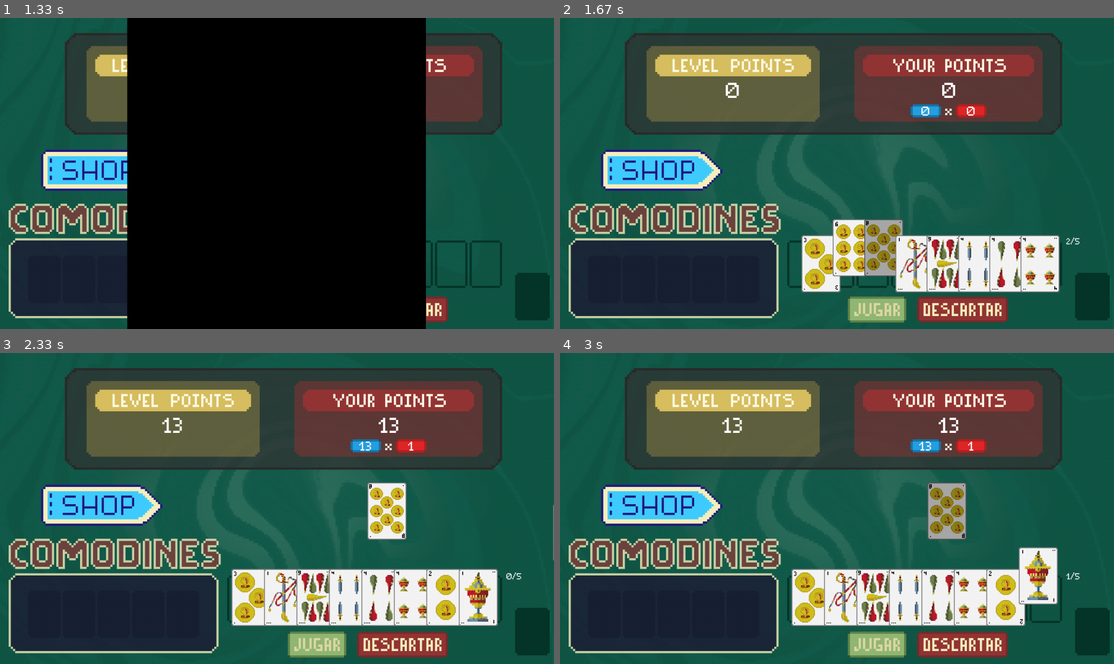
Above: before the commit, frames 1-4 (two rows, left to right).
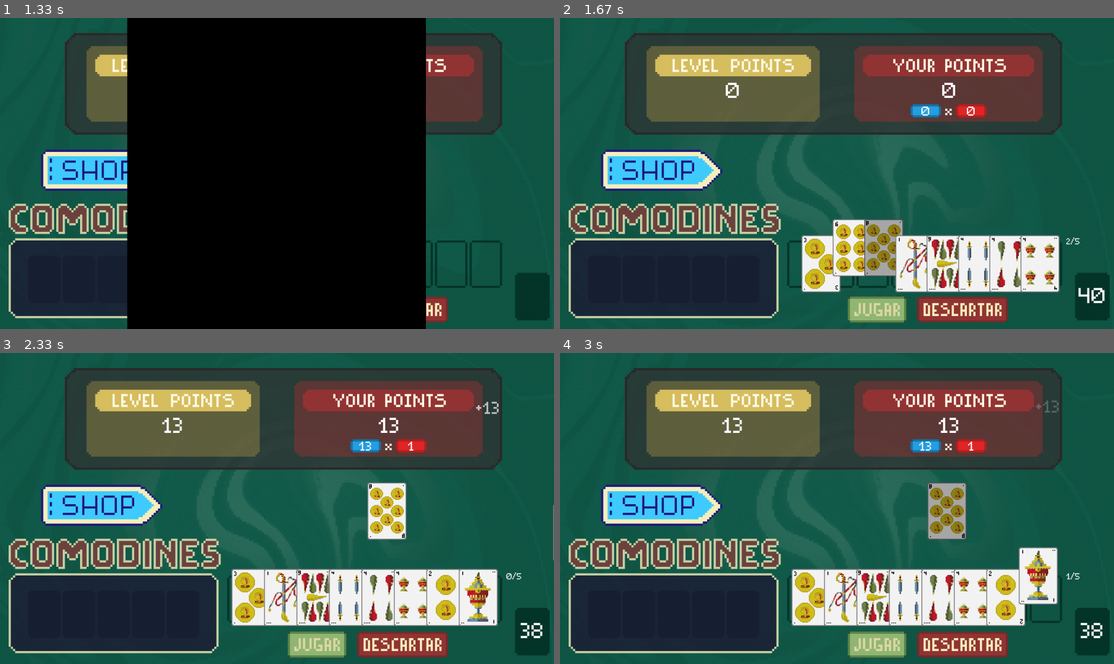
Above: after the commit, the same moments.

Repository: Hsandin7/Practica-TPA
Game: pygame game, started from main.py
Two runs of this game, one before a commit and one after it. Both use one fixed random seed, a clock stepped at 60 frames per second and the inputs below.
Inputs (mouse positions are in pixels of both pictures, inside the frame that each line leads up to):
- Up to frame 1 (1.33 s): click (277, 288) at 0.38 s; click (105, 245) at 1.22 s
- Up to frame 2 (1.67 s): click (886, 273) at 1.55 s
- Up to frame 3 (2.33 s): click (315, 645) at 1.88 s; click (282, 539) at 2.22 s
- Up to frame 4 (3 s): click (1047, 626) at 2.55 s; click (947, 483) at 2.88 s

Frame 1 is identical in both runs. In frame 2, 0.1% of the frame differs, in the area x 93-99%, y 86-92%; in frame 3, 0.2%, in the area x 85-98%, y 15-92%; in frame 4, 0.1%.

Commit message:
Añadido animación para la puntuación sumada al total y cosas varias

Diff:
--- a/Clases/_utilidades.py
+++ b/Clases/_utilidades.py
@@ -12,29 +12,40 @@
 
 import pygame
 
-# Se hace cache de cada uno de los tamanos de fuente
+# Se hace cache de cada uno de los tamanos de fuente y se cargan a traves de esta funcion
 _fuentes = {}
-def mostrar_texto(screen, texto: str, posx, posy, tamano=30, color=(255,255,255)):
+def cargar_fuente(tamano):
     if tamano not in _fuentes:
         _fuentes[tamano] = pygame.font.Font("./tipografia_naipo.ttf", tamano)
-    fuente = _fuentes[tamano]
+    return _fuentes[tamano]
+
+def mostrar_texto(screen, texto: str, posx: int, posy: int, tamano=30, color=(255,255,255)):
+    fuente = cargar_fuente(tamano)
 
     texto_renderizado = fuente.render(texto, True, color)
     screen.blit(texto_renderizado, (posx, posy))
 
-def mostrar_texto_centrado(screen, texto, posx_centrada, posy, tamano=30, color=(255,255,255)):
-    if tamano not in _fuentes:
-        _fuentes[tamano] = pygame.font.Font("./tipografia_naipo.ttf", tamano)
-    fuente = _fuentes[tamano]
+def mostrar_texto_centrado(screen, texto: str, posx_centrada: int, posy: int, tamano=30, color=(255,255,255)):
+    fuente = cargar_fuente(tamano)
 
     texto_renderizado = fuente.render(texto, True, color)
     posx = posx_centrada - texto_renderizado.get_width()//2
     screen.blit(texto_renderizado, (posx, posy))
 
+def mostrar_texto_transparente(screen, texto: str, posx: int, posy: int, opacidad: int, tamano=30, color=(255,255,255)):
+    fuente = cargar_fuente(tamano)
+
+    texto_renderizado = fuente.render(texto, True, color)
+    superficie = pygame.Surface(texto_renderizado.get_size(), pygame.SRCALPHA)
+    superficie.blit(texto_renderizado, (0,0))
+    superficie.set_alpha(opacidad)
+    screen.blit(superficie, (posx, posy))
+
+
 
 # Cache de los diferentes sonidos del juego
 _sonidos = {}
-def reproducir_sonido(ruta):
+def reproducir_sonido(ruta: str):
     if ruta not in _sonidos:
         _sonidos[ruta] = pygame.mixer.Sound(ruta)
     _sonidos[ruta].play()
--- a/Clases/transicion.py
+++ b/Clases/animaciones.py
@@ -1,4 +1,5 @@
 import pygame
+from Clases._utilidades import mostrar_texto_transparente
 
 class Transicion:
     def __init__(self):
@@ -77,3 +78,48 @@
     #     cuadrado_pos = cuadrado_rotado.get_rect(center=(ancho/2, alto/2))
     #     screen.blit(cuadrado_rotado, cuadrado_pos)
     #     return None
+
+
+class Animador_Texto:
+    def __init__(self):
+        # Estado actual del texto animado
+        self.texto = str()
+        self.x = 0
+        self.y = 0
+        self.x_final = 0
+        self.y_final = 0
+        self.opacidad = 255
+        self.color = (255, 255, 255)
+        self.tamano = 30
+        self.vel_movimiento = 0.1
+        self.vel_opacidad = 3
+        self.activo = False
+
+    def iniciar(self, texto, x, y, x_final = None, y_final = None, color=(255,255,255), tamano=40):
+        self.texto = texto
+        self.x = x
+        self.y = y
+        self.x_final = x_final if x_final is not None else x
+        self.y_final = y_final if y_final is not None else y
+        self.color = color
+        self.tamano = tamano
+        self.opacidad = 255
+        self.activo = True
+
+    def actualizar(self):
+        if not self.activo:
+            return
+
+        # El texto sube ligeramente
+        self.y -= (self.y - self.y_final) * self.vel_movimiento
+
+        # Se desvanece progresivamente
+        self.opacidad -= self.vel_opacidad
+        if self.opacidad <= 0:
+            self.opacidad = 0
+            self.activo = False  # La animación termina
+
+    def dibujar(self, screen):
+        self.actualizar()
+        if self.activo and self.opacidad > 0:
+            mostrar_texto_transparente(screen, f"+{self.texto}", self.x, self.y, self.opacidad, self.tamano, self.color)
--- a/Clases/carta.py
+++ b/Clases/carta.py
@@ -35,3 +35,7 @@
     def detectar_seleccion(self, eventos):
         if self.detectar_click(eventos):
             self.seleccionada = not self.seleccionada
+            if self.seleccionada:
+                return True
+            else:
+                return False
--- a/Clases/evaluador_cartas.py
+++ b/Clases/evaluador_cartas.py
@@ -8,11 +8,12 @@
 # correspondientes con la comprobacion que sea verdadera
 
 class Evaluador_Cartas:
-    def __init__(self, cartas_seleccionadas):
-        self.cartas = cartas_seleccionadas
+    def __init__(self):
+        self.cartas = list()
         self.resultado = {"Cartas": list(), "Valor": int(), "Multiplicador": int()}
 
-    def evaluar(self):
+    def evaluar(self, cartas_seleccionadas):
+        self.cartas = cartas_seleccionadas
         self.cartas.sort(key=lambda carta: carta.valor)
         num_seleccionadas = len(self.cartas)
 
@@ -37,7 +38,7 @@
             print("Trio y Pareja")
             return self.resultado
 
-        if num_seleccionadas == 5 and (cartas := self._Color(self.cartas)) is not None:
+        if num_seleccionadas == 5 and (cartas := self._Color(self.cartas.copy())) is not None:
             self.resultado["Cartas"] = cartas
             self.resultado["Valor"] = 50 + sum([c.valor for c in cartas])
             self.resultado["Multiplicador"] = 6
@@ -65,7 +66,7 @@
             print("Doble Pareja")
             return self.resultado
 
-        if num_seleccionadas >= 2 and (cartas := self._Parejas(self.cartas)) is not None:
+        if num_seleccionadas >= 2 and (cartas := self._Parejas(self.cartas.copy())) is not None:
             self.resultado["Cartas"] = cartas
             self.resultado["Valor"] = 10 + sum([c.valor for c in cartas])
             self.resultado["Multiplicador"] = 2
@@ -82,7 +83,7 @@
 
 
     def _Escalera_Color(self):
-        if self._Escalera() is not None and self._Color(self.cartas) is not None:
+        if self._Escalera() and self._Color(self.cartas.copy()):
             return self.cartas
 
     def _Poker(self):
--- a/Clases/jugador.py
+++ b/Clases/jugador.py
@@ -3,7 +3,8 @@
 import pygame
 from Clases.mazo import Mazo
 from Clases.evaluador_cartas import Evaluador_Cartas
-from Clases._utilidades import mostrar_texto, mostrar_texto_centrado
+from Clases._utilidades import *
+from Clases.animaciones import Animador_Texto
 
 from Clases.carta import Carta
 
@@ -13,12 +14,17 @@
         self.puntos_cartas = 0
         self.multiplicador = 0
 
-        self.mazo = Mazo()
+        self.evaluador =        Evaluador_Cartas()
+        self.animador_texto =   Animador_Texto()
+        self.mazo =             Mazo()
+
         self._mano = [self.mazo.robar() for _ in range(0,8)]
 
-        self._cartas_jugadas = list()
-        self._cartas_descartadas = list()
-        self._limite_seleccion = 5
+        self._cartas_seleccionadas =    list()
+        self._cartas_jugadas =          list()
+        self._cartas_descartadas =      list()
+
+        self.limite_seleccion = 5
 
 
     def mostrar_puntos(self, screen):
@@ -27,8 +33,13 @@
         mostrar_texto_centrado(screen, f"{self.multiplicador}", 950, 190)
         mostrar_texto_centrado(screen, f"{self.puntos_cartas}", 845, 190)
 
-        puntos_formateados = f"{self.puntos:,}".replace(",", ".")       # Cambiar por el objetivo de puntos del nivel
+        # Cambiar por el objetivo de puntos del nivel
+        puntos_formateados = f"{self.puntos:,}".replace(",", ".")
         mostrar_texto_centrado(screen, puntos_formateados, 400, 125, 50)
+
+        # Muestra los puntos obtenidos que se suman al total
+        self.animador_texto.dibujar(screen)
+
 
     def mostrar_cartas(self, screen):
         # Mostrar cartas de la mano / Animacion de seleccion de carta
@@ -44,7 +55,7 @@
             pos_x += 75
 
         # Animacion para las cartas jugadas
-        if self._cartas_jugadas is not []:
+        if self._cartas_jugadas:
             pos_x = 850 - float( (len(self._cartas_jugadas)-1) / 2 ) * 100
             for carta in self._cartas_jugadas:
                 carta.x_final = pos_x
@@ -60,36 +71,47 @@
                 carta.dibujar(screen)
 
         # Mostrar num de cartas seleccionadas
-        mostrar_texto(screen, f"{len([carta for carta in self._mano if carta.seleccionada])}/5", 1170, 500, 20)
+        mostrar_texto(screen, f"{len(self._cartas_seleccionadas)}/5", 1170, 500, 20)
+
+        # Temporal?
+        mostrar_texto_centrado(screen, f"{len(self.mazo.cartas)}", 1230, 600, 50)
 
 
-    def actualizar(self, eventos):
+    def actualizar(self, eventos):      # Comprueba si alguna carta es seleccionada, si esto se cumple, se anade a self._cartas_seleccionadas
         for carta in self._mano:
-            carta.detectar_seleccion(eventos)
+            match carta.detectar_seleccion(eventos):
+                case True:
+                    self._cartas_seleccionadas.append(carta)
+                case False:
+                    self._cartas_seleccionadas.remove(carta)
+                case _:
+                    continue
+
 
     def jugar_cartas(self):
-        seleccionadas = [carta for carta in self._mano if carta.seleccionada]
-        if len(seleccionadas) <= self._limite_seleccion:
-            if seleccionadas is not []:        # Comprueba que haya cartas seleccionadas
-                evaluador = Evaluador_Cartas(seleccionadas)
-                evaluacion = evaluador.evaluar()
-                self._cartas_jugadas = evaluacion["Cartas"]
-                self.puntos_cartas = evaluacion["Valor"]
-                self.multiplicador = evaluacion["Multiplicador"]
-                self.puntos += self.puntos_cartas * self.multiplicador
-                print(evaluacion)      # Para debugging pero se tendra que reemplazar con algo que use el resultado
-                print(self._cartas_jugadas)
+        if len(self._cartas_seleccionadas) <= self.limite_seleccion and self._cartas_seleccionadas:    # Comprueba que haya cartas seleccionadas
+            evaluacion = self.evaluador.evaluar(self._cartas_seleccionadas)
+            self._cartas_jugadas = evaluacion["Cartas"]
+            self.puntos_cartas = evaluacion["Valor"]
+            self.multiplicador = evaluacion["Multiplicador"]
+            self.puntos += self.puntos_cartas * self.multiplicador
 
-                for carta in self._cartas_jugadas:      # Quita de la mano las cartas que se hayan jugado para que el resto se descarte correctamente
-                    self._mano.remove(carta)
-                self.descartar_cartas()                 # Las cartas que no se hayan jugado se descartan
+            print(evaluacion)      # Para debugging
+            print(self._cartas_jugadas)
+
+            for carta in self._cartas_jugadas:      # Quita las cartas que se hayan jugado para que el resto se descarte correctamente
+                self._mano.remove(carta)
+                self._cartas_seleccionadas.remove(carta)
+            self.descartar_cartas()                 # Las cartas que no se hayan jugado se descartan
+
+            self.animador_texto.iniciar(f"{self.puntos_cartas * self.multiplicador}", 1100, 150,y_final=90)
 
     def descartar_cartas(self):
-        seleccionadas = [carta for carta in self._mano if carta.seleccionada]
         self._cartas_descartadas.clear()
-        if len(seleccionadas) <= self._limite_seleccion:
-            for carta in seleccionadas:
+        if len(self._cartas_seleccionadas) <= self.limite_seleccion and self._cartas_seleccionadas:
+            for carta in self._cartas_seleccionadas:
                 self._cartas_descartadas.append(carta)
                 self._mano.remove(carta)
-            while len(self._mano) is not 8:
-                self._mano.append(self.mazo.robar())
+            self._cartas_seleccionadas.clear()
+        while len(self._mano) is not 8:
+            self._mano.append(self.mazo.robar())
--- a/main.py
+++ b/main.py
@@ -1,6 +1,6 @@
 # from Clases.jugador import Jugador
 from Clases.juego import Juego
-from Clases.transicion import Transicion
+from Clases.animaciones import Transicion
 import pygame
 import sys
 
@@ -46,6 +46,8 @@
             case 3:
                 juego.mostrar_Tienda(screen)
                 juego.actualizar_Tienda(eventos)
+            case _:
+                pass
 
         if Juego.transicion:
             transicion.iniciar(Juego.paginas_transicion[0],
